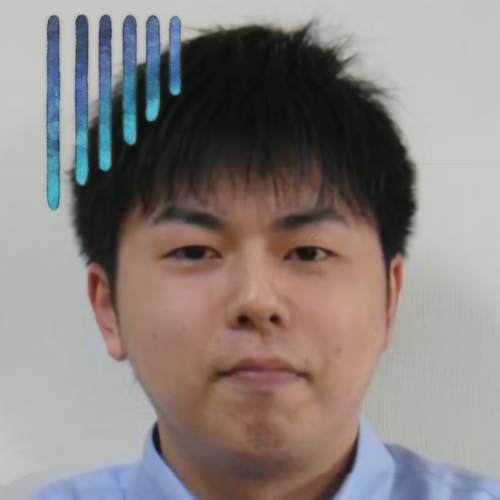
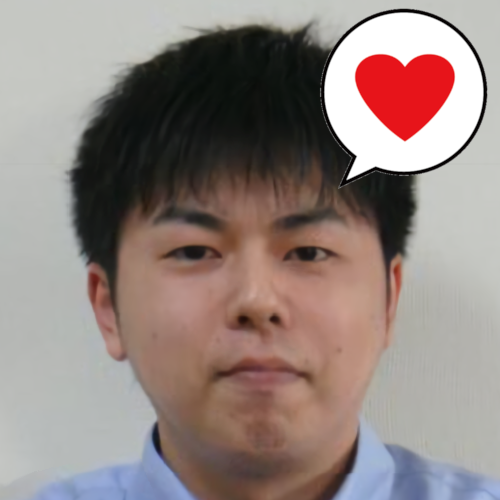
Two versions of the same layered image (w=500, h=500). Layer-by-layer changes:
added layer "nc138387.png" above "nc94515.png" over [319, 8, 488, 189]
hid "nc212730.png" over [43, 11, 185, 213]
